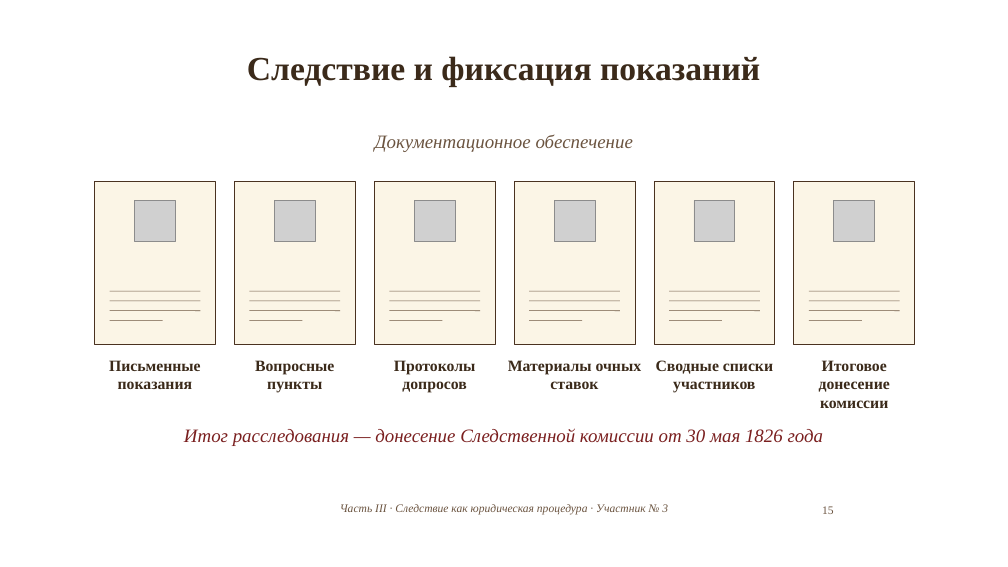
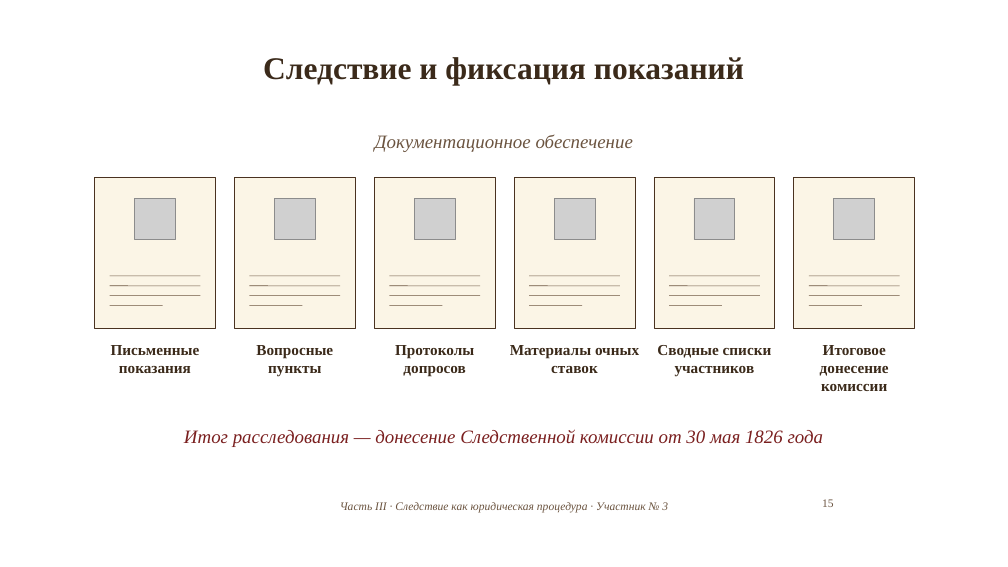
Before and after one commit to matvejkozubenko24-jpg/Project, a slide deck: slide 15 of 6_Презентация_XVIII_век.pptx. Drawn at 1008x567 pixels with LibreOffice and Linux fonts; fonts in the diff are those of the drawing; grey boxes stand for pictures; background and template pictures are left out. Boxes give left, top, right and bottom in pixels: in the first picture for what was removed or moved away, otherwise in the second. Text is boxed around its words. In the diff, an @@ line names an element or a change of style, - is before the commit and + after.

```diff
--- a/6_Презентация_XVIII_век.pptx
+++ b/6_Презентация_XVIII_век.pptx
@@ title "Следствие и фиксация показаний" at [263,57,744,85]: size 32 to 30 pt @@
@@ rectangle: place and size @@
-rectangle at [95,181,216,344]
+rectangle at [95,178,216,329]
@@ rectangle: place and size @@
-rectangle at [234,181,355,344]
+rectangle at [234,178,355,329]
@@ rectangle: place and size @@
-rectangle at [374,181,495,344]
+rectangle at [374,178,495,329]
@@ rectangle: place and size @@
-rectangle at [514,181,635,344]
+rectangle at [514,178,635,329]
@@ rectangle: place and size @@
-rectangle at [654,181,775,344]
+rectangle at [654,178,775,329]
@@ rectangle: place and size @@
-rectangle at [794,181,915,344]
+rectangle at [794,178,915,329]
@@ 24 lines: place and size @@
-24 lines at [110,291,900,321]
+24 lines at [110,276,900,306]
@@ text "Письменные показания": place and size @@
-text "Письменные показания" at [109,360,201,389]
+text "Письменные показания" at [111,345,200,373]
@@ text "Вопросные пункты": place and size @@
-text "Вопросные пункты" at [255,360,334,393]
+text "Вопросные пункты" at [256,345,333,377]
@@ text "Протоколы допросов": place and size @@
-text "Протоколы допросов" at [394,360,476,393]
+text "Протоколы допросов" at [395,345,474,377]
@@ text "Материалы очных ставок": place and size @@
-text "Материалы очных ставок" at [508,360,642,389]
+text "Материалы очных ставок" at [510,345,639,373]
@@ text "Сводные списки участников": place and size @@
-text "Сводные списки участников" at [656,360,773,393]
+text "Сводные списки участников" at [657,345,772,377]
@@ size 15 to 14.5 pt in 6 elements at [395,345,474,377], [111,345,200,373], [256,345,333,377], [510,345,639,373], [657,345,772,377], [820,345,889,391] @@
@@ text "Итоговое донесение комиссии": place and size @@
-text "Итоговое донесение комиссии" at [819,360,890,408]
+text "Итоговое донесение комиссии" at [820,345,889,391]
@@ page number: place and size @@
-page number at [822,506,834,514]
+page number at [822,499,834,507]
```
Also in this commit, not shown: 26 other slides changed.
